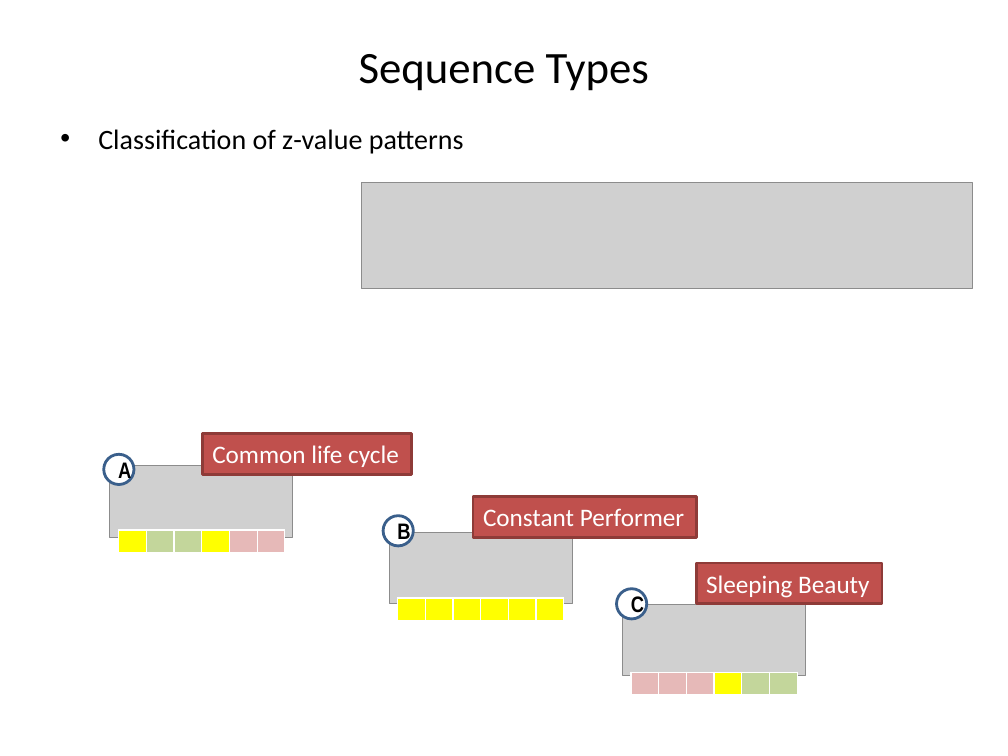
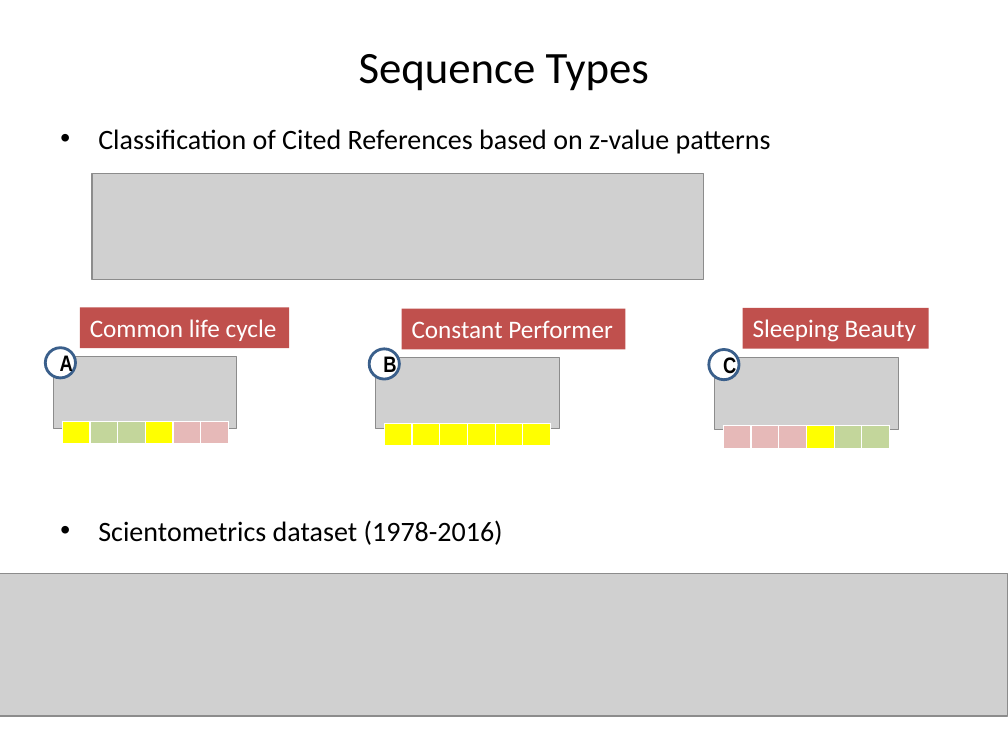
Before and after one commit to andreas-thor/cre, a slide deck: slide 13 of docs/slides/cre_overview.pptx (slide 9 before the commit). Drawn at 1008x756 pixels with LibreOffice and Linux fonts; fonts in the diff are those of the drawing; grey boxes stand for pictures. Boxes give left, top, right and bottom in pixels: in the first picture for what was removed or moved away, otherwise in the second. Text is boxed around its words. In the diff, an @@ line names an element or a change of style, - is before the commit and + after.

```diff
--- a/docs/slides/cre_overview.pptx
+++ b/docs/slides/cre_overview.pptx
@@ text at [98,129,771,545]: text changed @@
-• Classification of z-value patterns
+• Classification of Cited References based on z-value patterns
+• Scientometrics dataset (1978-2016)
@@ picture: place and size @@
-picture at [361,182,972,288]
+picture at [92,173,703,279]
@@ rectangle "Common life cycle": place and size @@
-rectangle "Common life cycle" at [203,433,412,474]
+rectangle "Common life cycle" at [80,307,289,348]
@@ rectangle "Constant Performer": place and size @@
-rectangle "Constant Performer" at [473,497,697,537]
+rectangle "Constant Performer" at [401,308,625,349]
@@ outline #8E3B39 2 pt to none in 3 elements at [80,307,289,348], [401,308,625,349], [743,307,928,348] @@
@@ rectangle "Sleeping Beauty": place and size @@
-rectangle "Sleeping Beauty" at [697,563,882,604]
+rectangle "Sleeping Beauty" at [743,307,928,348]
@@ ellipse "A": place and size @@
-ellipse "A" at [104,455,134,485]
+ellipse "A" at [45,348,76,378]
@@ picture: place and size @@
-picture at [110,466,293,537]
+picture at [53,357,237,428]
@@ ellipse "B": place and size @@
-ellipse "B" at [383,516,413,546]
+ellipse "B" at [369,349,399,379]
@@ picture: place and size @@
-picture at [389,532,573,604]
+picture at [376,358,559,429]
@@ ellipse "C": place and size @@
-ellipse "C" at [617,589,647,619]
+ellipse "C" at [709,350,739,380]
@@ picture: place and size @@
-picture at [623,604,806,675]
+picture at [715,358,898,429]
@@ table: place and size @@
-table at [119,530,288,554]
+table at [62,421,232,446]
@@ table: place and size @@
-table at [397,598,566,622]
+table at [384,423,553,448]
@@ table: place and size @@
-table at [631,672,800,697]
+table at [724,425,893,450]
@@ picture added at [0,574,1008,717] @@
```
Also in this commit, not shown: 3 other slides changed, 3 slides added, 1 slide removed, 1 other file.
